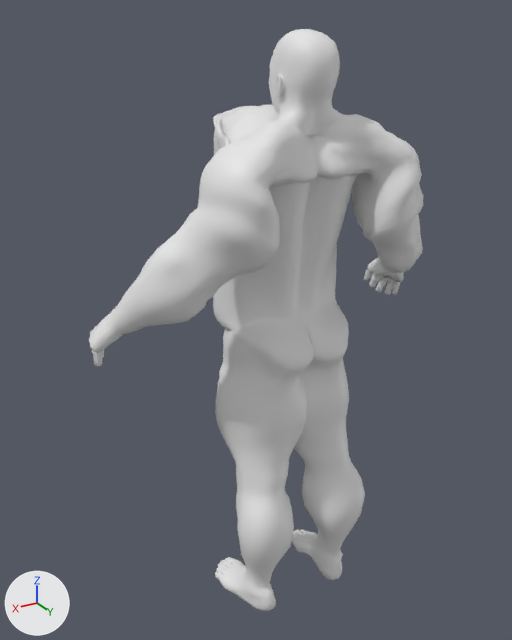
Renders of the FBX model Tools/Art/SKM_Zombie_Brute.fbx from each side of a commit.
Camera for both pictures: a camera (50 mm lens) standing at (1.081, 1.56, 1.807) and looking at (0.068, -0.128, 0.964). Arrows for +X, +Y and +Z are at lower left; the lights stay in place. The older version comes first. Where no turn or scale is listed for an object, it has been applied to the vertices.

Objects in the first picture: 'Zombie_Brute'.
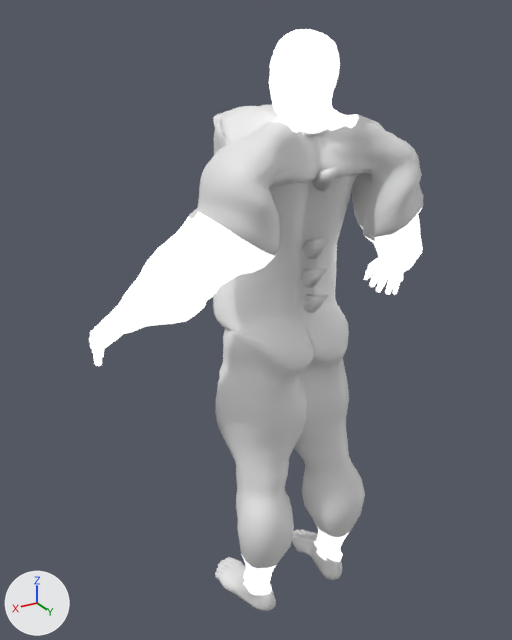
Pixel boxes [x1, y1, x2, y2] of what changed, in the pictures (512 x 640 px):
'Zombie_Brute', surface changed, reshaped (lighter): [89, 29, 423, 611] in both
part 1 of me_base_008, added: after [301, 166, 341, 313]

Edits to the bpy script that builds the scene:
```text
Change mat_z_skin:
    add mat_z_skin.emission_strength = 1.0
Add mat_z_bone:
    mat_z_bone = principled_material('Z_Bone')
    mat_z_bone.base_color = (0.8, 0.8, 0.8)  # white #e7e7e7
Change me_base_008:
    used by ob_zombie_brute; location = (0.0, 0.0, 0.0)
    remove me_base_008.from_pydata(...)  # 13552 vertices, 13570 faces; spans x -0.56..0.56, y -0.28..0.19, z -0.01..1.78
    add me_base_008.from_pydata(...)  # 13596 vertices, 13614 faces; spans x -0.56..0.56, y -0.28..0.19, z -0.01..1.78
    me_base_008 part 1
    44 vertices are added at x -0.03..0.03, y 0.03..0.17, z 1.04..1.47
    44 new faces join them, mat_z_bone (white #e7e7e7)
    add me_base_008.materials.append(mat_z_bone)  # white #e7e7e7
```
